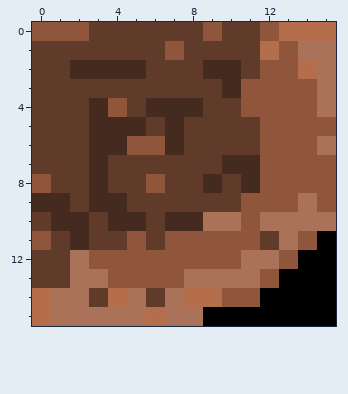
One commit to this pixel-art sprite: Game/data/images/tiles/grass/8.png. The first picture shows the starting point.
The file is 16x16 pixels.
And afterwards:
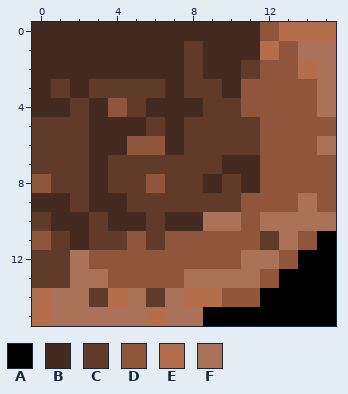
Palette (. is transparent): A #000000  B #442a1f  C #603b2a  D #8f563b  E #b56e4c  F #aa7359
The exact change:
y 0: x 0..11 DDDCCCCCCDCC -> BBBBBBBBBBBB
y 1: x 0..7 CCCCCCCD -> BBBBBBBB; x 9..11 CCC -> BBB
y 2: x 0..1 CC -> BB; x 6..7 CC -> BB
y 3: x 0 C -> B; x 2 C -> B; x 7 C -> B
y 4: x 0..1 CC -> BB
Where, in picture pixels (left, top, right, bottom), the same in both pictures:
changed: (32, 22, 260, 117)
